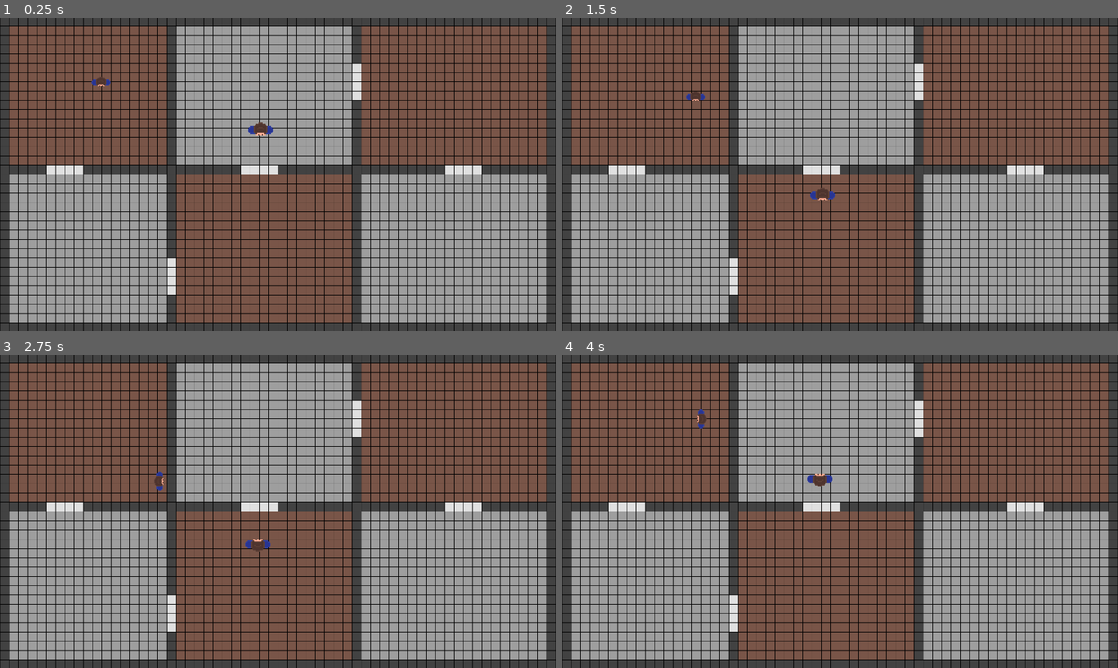
Above: before the commit, frames 1-4 (two rows, left to right).
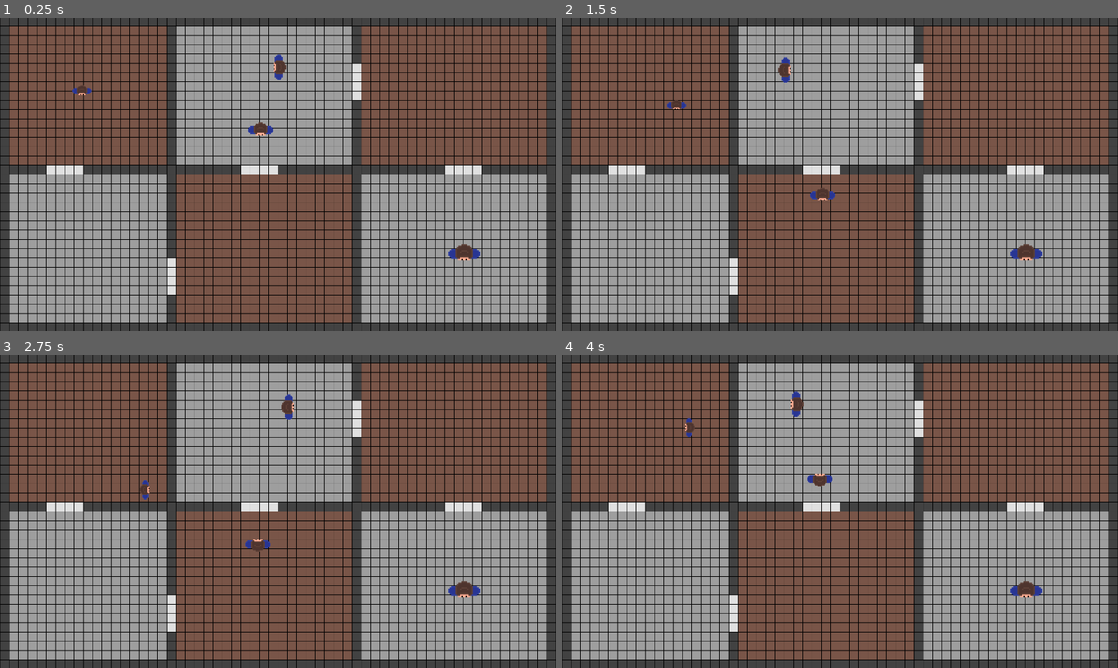
Above: after the commit, the same moments.

Repository: JamsterMan/Brackeys-2025.2-game-jam-entry
Game: Godot game, scene res://Scenes/game.tscn
Same seed, same stepped clock (60 frames per second), same inputs: the game is played once before the commit and once after it.
Inputs:
- Up to frame 1 (0.25 s): no input
- Up to frame 2 (1.5 s): hold D (RIGHT) 0.53-1.28 s; hold Space (WALK) 0.53-1.28 s; hold S (DOWN) from 1.28 s (still down); tap Space (WALK) at 1.35 s
- Up to frame 3 (2.75 s): release S (DOWN) at 2.03 s; hold D (RIGHT) from 2.03 s (still down); hold Space (WALK) from 2.03 s (still down)
- Up to frame 4 (4 s): release D (RIGHT) at 2.78 s; release Space (WALK) at 2.78 s; hold W (UP) 2.78-3.53 s; tap Space (WALK) at 2.85 s; hold A (LEFT) from 3.53 s (still down); hold Space (WALK) from 3.53 s (still down)

The runs differ from the first frame. In frame 1, 0.5% of the frame differs, in the area x 13-87%, y 11-78%; in frame 2, 0.5%; in frame 3, 0.5%, in the area x 25-87%, y 12-78%; in frame 4, 0.5%.

Commit message:
added win and lose conditions

Diff:
--- a/brackeys-2025.2-game-jam-entry/Scenes/game.tscn
+++ b/brackeys-2025.2-game-jam-entry/Scenes/game.tscn
@@ -1,9 +1,10 @@
-[gd_scene load_steps=9 format=4 uid="uid://ec0hlb878nck"]
+[gd_scene load_steps=12 format=4 uid="uid://ec0hlb878nck"]
 
 [ext_resource type="Script" path="res://Scripts/player.gd" id="1_cta16"]
 [ext_resource type="Texture2D" uid="uid://baf6bdt3hhorv" path="res://Art/Player.png" id="2_y6j7t"]
 [ext_resource type="Script" path="res://Scripts/parent.gd" id="4_1fggy"]
 [ext_resource type="TileSet" uid="uid://dg2okaunie2h0" path="res://new_tile_set.tres" id="4_2e4u1"]
+[ext_resource type="Script" path="res://Scripts/biscuit.gd" id="5_ebqsd"]
 
 [sub_resource type="RectangleShape2D" id="RectangleShape2D_u3bi5"]
 size = Vector2(23, 22)
@@ -14,10 +15,18 @@
 }
 point_count = 5
 
-[sub_resource type="RectangleShape2D" id="RectangleShape2D_qbu83"]
+[sub_resource type="RectangleShape2D" id="RectangleShape2D_21edt"]
+size = Vector2(790, 20)
 
-[sub_resource type="RectangleShape2D" id="RectangleShape2D_21edt"]
-size = Vector2(757, 20)
+[sub_resource type="RectangleShape2D" id="RectangleShape2D_ly6x2"]
+
+[sub_resource type="Curve2D" id="Curve2D_54g0j"]
+_data = {
+"points": PackedVector2Array(0, 0, 0, 0, 50, -370, 0, 0, 0, 0, -200, -370, 0, 0, 0, 0, -200, -360, 0, 0, 0, 0, 50, -360, 0, 0, 0, 0, 50, -370)
+}
+point_count = 5
+
+[sub_resource type="RectangleShape2D" id="RectangleShape2D_ic0jy"]
 
 [node name="Game" type="Node2D"]
 
@@ -28,9 +37,9 @@
 tile_set = ExtResource("4_2e4u1")
 
 [node name="Player" type="CharacterBody2D" parent="." node_paths=PackedStringArray("sprite")]
-position = Vector2(-611, -319)
+position = Vector2(-677, -290)
 collision_layer = 2
-collision_mask = 3
+collision_mask = 7
 script = ExtResource("1_cta16")
 sprite = NodePath("Sprite2D")
 
@@ -44,27 +53,80 @@
 
 [node name="ParentPath" type="Path2D" parent="."]
 curve = SubResource("Curve2D_oiboj")
-metadata/_edit_group_ = true
 
-[node name="Parent" type="PathFollow2D" parent="ParentPath"]
+[node name="Parent" type="PathFollow2D" parent="ParentPath" node_paths=PackedStringArray("player")]
 position = Vector2(-60, -200)
 rotation = 1.5708
 script = ExtResource("4_1fggy")
+player = NodePath("../../Player")
 
 [node name="Sprite2D" type="Sprite2D" parent="ParentPath/Parent"]
 rotation = -1.5708
 scale = Vector2(4, 4)
 texture = ExtResource("2_y6j7t")
 
-[node name="RigidBody2D" type="RigidBody2D" parent="ParentPath/Parent"]
-
-[node name="CollisionShape2D" type="CollisionShape2D" parent="ParentPath/Parent/RigidBody2D"]
-scale = Vector2(1, 3.4)
-shape = SubResource("RectangleShape2D_qbu83")
-
 [node name="Area2D" type="Area2D" parent="ParentPath/Parent"]
+collision_layer = 4
+collision_mask = 2
 
 [node name="CollisionShape2D" type="CollisionShape2D" parent="ParentPath/Parent/Area2D"]
-position = Vector2(394.5, 7.62939e-06)
-scale = Vector2(1, 2.68)
+position = Vector2(378, 1.14441e-05)
+scale = Vector2(1.00343, 4.49415)
 shape = SubResource("RectangleShape2D_21edt")
+
+[node name="StaticBody2D" type="StaticBody2D" parent="ParentPath/Parent"]
+collision_mask = 2
+
+[node name="CollisionShape2D" type="CollisionShape2D" parent="ParentPath/Parent/StaticBody2D"]
+scale = Vector2(1.24, 3.88)
+shape = SubResource("RectangleShape2D_ly6x2")
+
+[node name="ParentPath2" type="Path2D" parent="."]
+curve = SubResource("Curve2D_54g0j")
+
+[node name="Parent" type="PathFollow2D" parent="ParentPath2" node_paths=PackedStringArray("player")]
+position = Vector2(50, -370)
+rotation = 3.14159
+script = ExtResource("4_1fggy")
+player = NodePath("../../Player")
+
+[node name="Sprite2D" type="Sprite2D" parent="ParentPath2/Parent"]
+rotation = -1.5708
+scale = Vector2(4, 4)
+texture = ExtResource("2_y6j7t")
+
+[node name="Area2D" type="Area2D" parent="ParentPath2/Parent"]
+collision_layer = 4
+collision_mask = 2
+
+[node name="CollisionShape2D" type="CollisionShape2D" parent="ParentPath2/Parent/Area2D"]
+position = Vector2(378, 1.14441e-05)
+scale = Vector2(1.00343, 4.49415)
+shape = SubResource("RectangleShape2D_21edt")
+
+[node name="StaticBody2D" type="StaticBody2D" parent="ParentPath2/Parent"]
+collision_mask = 2
+
+[node name="CollisionShape2D" type="CollisionShape2D" parent="ParentPath2/Parent/StaticBody2D"]
+scale = Vector2(1.24, 3.88)
+shape = SubResource("RectangleShape2D_ly6x2")
+
+[node name="Biscuit" type="Area2D" parent="."]
+position = Vector2(643, 271)
+collision_layer = 0
+collision_mask = 2
+script = ExtResource("5_ebqsd")
+
+[node name="Sprite2D" type="Sprite2D" parent="Biscuit"]
+scale = Vector2(5, 5)
+texture = ExtResource("2_y6j7t")
+
+[node name="CollisionShape2D" type="CollisionShape2D" parent="Biscuit"]
+scale = Vector2(4.22028, 1.4)
+shape = SubResource("RectangleShape2D_ic0jy")
+
+[connection signal="body_entered" from="ParentPath/Parent/Area2D" to="ParentPath/Parent" method="_on_area_2d_body_entered"]
+[connection signal="body_exited" from="ParentPath/Parent/Area2D" to="ParentPath/Parent" method="_on_area_2d_body_exited"]
+[connection signal="body_entered" from="ParentPath2/Parent/Area2D" to="ParentPath2/Parent" method="_on_area_2d_body_entered"]
+[connection signal="body_exited" from="ParentPath2/Parent/Area2D" to="ParentPath2/Parent" method="_on_area_2d_body_exited"]
+[connection signal="body_entered" from="Biscuit" to="Biscuit" method="_on_body_entered"]
--- /dev/null
+++ b/brackeys-2025.2-game-jam-entry/Scripts/biscuit.gd
@@ -0,0 +1,6 @@
+extends Area2D
+
+
+func _on_body_entered(body: Node2D) -> void:
+	print("Level Won")
+	#go to win screen
--- a/brackeys-2025.2-game-jam-entry/Scripts/parent.gd
+++ b/brackeys-2025.2-game-jam-entry/Scripts/parent.gd
@@ -1,7 +1,28 @@
 extends PathFollow2D
 
 @export var move_speed: float = 3
+@export var player: CharacterBody2D
+var check_player_visablity: bool = false
 
 func _physics_process(delta: float):
 	#progress_ratio += 0.002
 	progress += move_speed
+	if check_player_visablity:
+		_check_if_player_is_visable()
+
+func _check_if_player_is_visable():
+	var space_state = get_world_2d().direct_space_state
+	var query = PhysicsRayQueryParameters2D.create(position, player.position)
+	query.exclude = [self]
+	var result = space_state.intersect_ray(query)
+	if result["collider"].name == "Player" :
+		print("Player seen : Game Over")
+		#open lose screen
+
+
+func _on_area_2d_body_entered(body: Node2D) -> void:
+	check_player_visablity = true
+
+
+func _on_area_2d_body_exited(body: Node2D) -> void:
+	check_player_visablity = false
--- a/brackeys-2025.2-game-jam-entry/project.godot
+++ b/brackeys-2025.2-game-jam-entry/project.godot
@@ -60,6 +60,7 @@
 
 2d_physics/layer_1="World"
 2d_physics/layer_2="Player"
+2d_physics/layer_3="Traps"
 
 [rendering]
 
